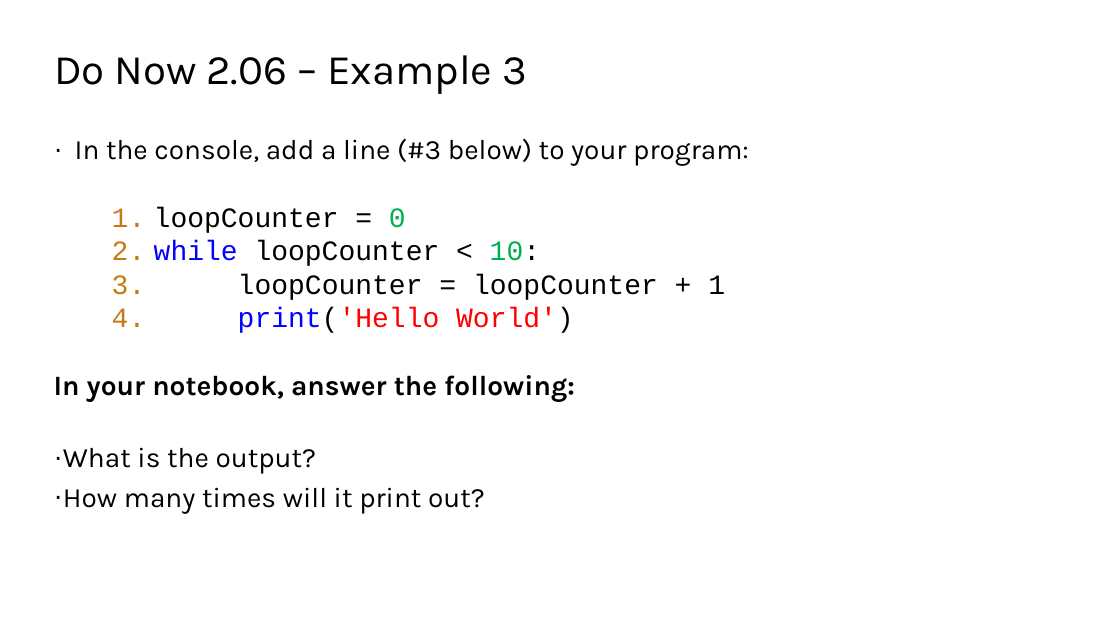
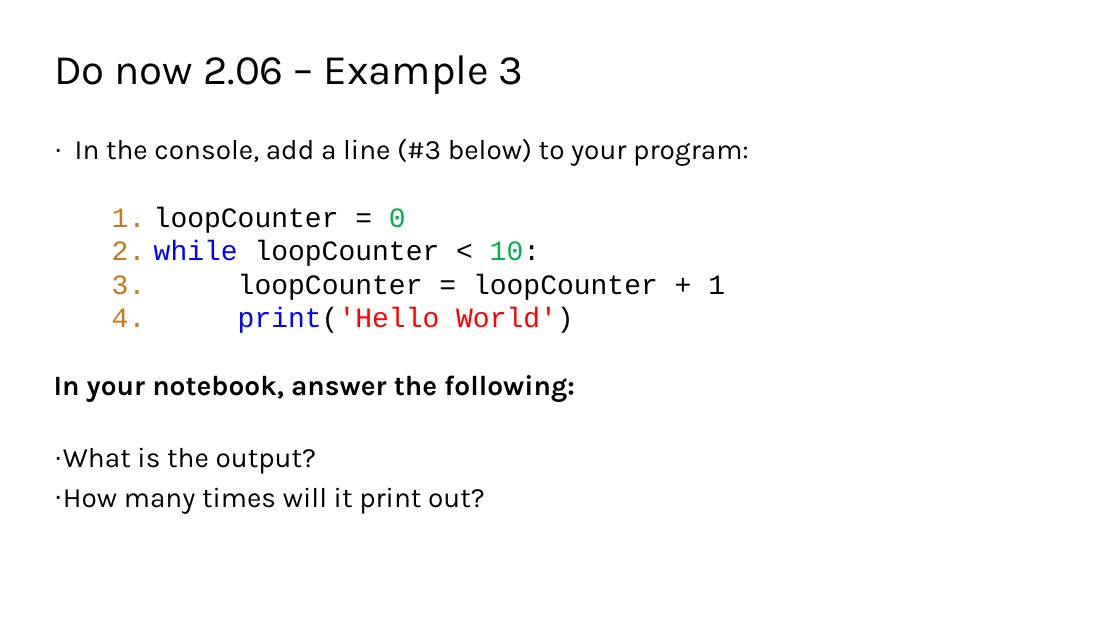
Before and after one commit to TEALSK12/2nd-semester-introduction-to-computer-science, a slide deck: slide 6 of units/2_unit/slidedecks/Intro Python 2.06 TEALS.pptx. Drawn at 1120x630 pixels with LibreOffice and Linux fonts; fonts in the diff are those of the drawing; background and template pictures are left out. Boxes give left, top, right and bottom in pixels: in the first picture for what was removed or moved away, otherwise in the second. Text is boxed around its words. In the diff, an @@ line names an element or a change of style, - is before the commit and + after.

```diff
--- a/units/2_unit/slidedecks/Intro Python 2.06 TEALS.pptx
+++ b/units/2_unit/slidedecks/Intro Python 2.06 TEALS.pptx
@@ title at (54, 55, 524, 94): text changed @@
-Do Now 2.06 – Example 3
+Do now 2.06 – Example 3
```
Also in this commit, not shown: 9 other slides changed.
